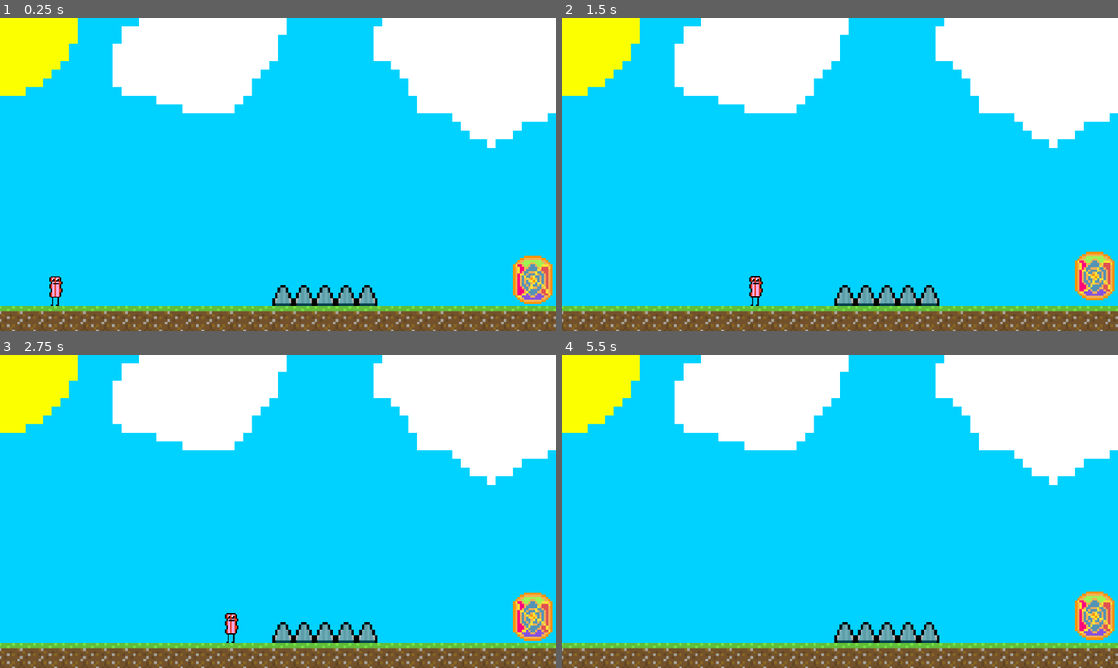
Above: before the commit, frames 1-4 (two rows, left to right).
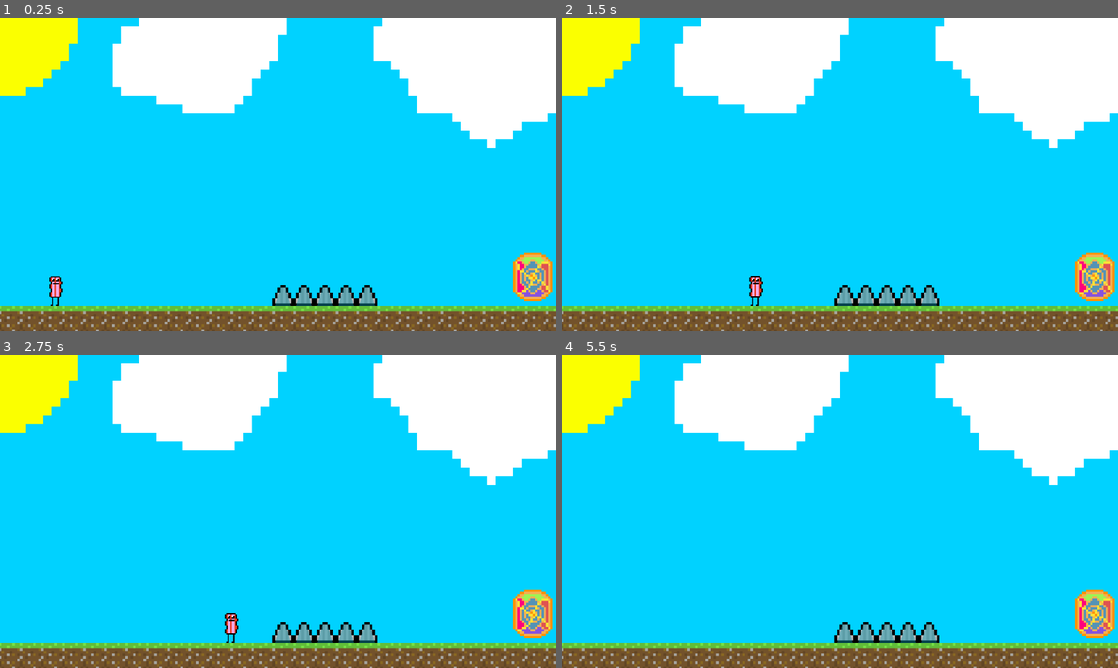
Above: after the commit, the same moments.

Repository: ericksonbak52/Godot-thingy
Game: Godot game, scene res://Scenes/game_root.tscn
The game is run twice, just before and just after one commit, with the same random seed, the same clock (stepped at 60 frames per second) and the same inputs.
Inputs:
- Up to frame 1 (0.25 s): no input
- Up to frame 2 (1.5 s): hold D (right) 0.53-1.28 s; hold A (left) from 1.28 s (still down)
- Up to frame 3 (2.75 s): release A (left) at 2.03 s; hold D (right) from 2.03 s (still down)
- Up to frame 4 (5.5 s): release D (right) at 2.78 s; hold W (up) 2.78-3.53 s; hold A (left) from 3.53 s (still down)

The runs differ from the first frame. In frame 1, 0.7% of the frame differs, in the area x 21-100%, y 2-92%; in frame 2, 0.3%; in frame 3, 0.7%; in frame 4, 0.6%.

Commit message:
change

Diff:
--- a/Scenes/bacon_portal.gd
+++ b/Scenes/bacon_portal.gd
@@ -3,7 +3,9 @@
 @onready var cam = $"../../Camera2D"
 @onready var target
 @onready var current
-var speed
+@onready var portalAnimator = $"../../portalAnimator"
+var speed = 6
+@onready var pos = position
 # Called when the node enters the scene tree for the first time.
 func _ready() -> void:
 	current = cam.position
@@ -12,10 +14,12 @@
 # Called every frame. 'delta' is the elapsed time since the previous frame.
 func _process(delta: float) -> void:
 	current = cam.position
-	speed = 6
 	cam.position = current.lerp(target, speed * delta)
+	position = pos
 
 func _on_area_2d_body_entered(body: Node2D) -> void:
+	pos = position + Vector2(290, 0)
 	target = target + Vector2(290, 0)
 	print("target good")
+
 	#queue_free()
--- a/Scenes/game_root.tscn
+++ b/Scenes/game_root.tscn
@@ -41,15 +41,15 @@
 limit_bottom = 120
 position_smoothing_speed = 10.0
 
-[node name="SkyForBacon" type="Sprite2D" parent="."]
-position = Vector2(0, -0.124999)
-scale = Vector2(0.140842, 0.140842)
+[node name="SkyForBacon" type="Sprite2D" parent="Camera2D"]
+position = Vector2(2.17983e-05, -0.17857)
+scale = Vector2(0.201203, 0.201203)
 texture = ExtResource("1_q2j4t")
 
 [node name="groundTiles" type="TileMapLayer" parent="."]
 position = Vector2(8, -30)
 scale = Vector2(1.3619, 1.3619)
-tile_map_data = PackedByteArray("AADx/wkAAQAAAAAAAADy/wkAAQA …(1216 unchanged characters)… BAAAAAAAjAAoAAQABAAAAAAAkAAoAAQABAAAAAAA=")
+tile_map_data = PackedByteArray("AADx/wkAAQAAAAAAAADy/wkAAQA …(1216 unchanged characters)… BAAAAAAAjAAoAAQABAAAAAAAkAAoAAQABAAAAAAAlAAoAAQABAAAAAAAmAAoAAQABAAAAAAAnAAoAAQABAAAAAAAlAAkAAQAAAAAAAAAnAAkAAQAAAAAAAAAmAAkAAQAAAAAAAAA=")
 tile_set = ExtResource("2_q1xd0")
 
 [node name="Player" parent="." instance=ExtResource("1_pdfpp")]
